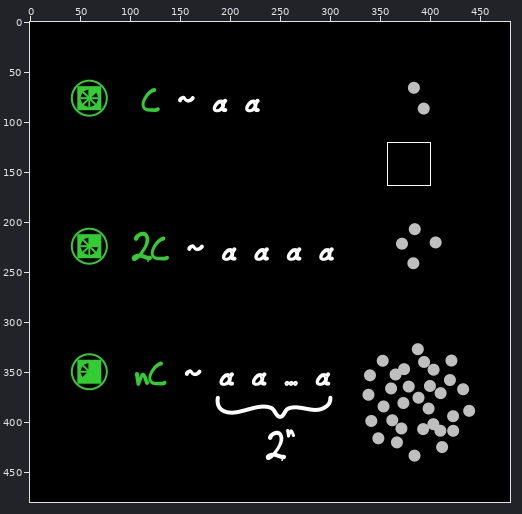
One commit to this sprite sheet: assets/images/help/06.png. The first picture is a wide view before the edit; the outline marks the close-up.
Close-up. Before the edit:
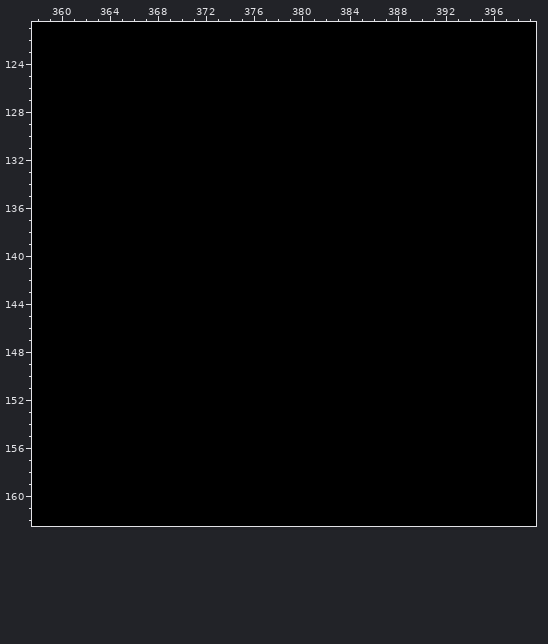
The file is 480x480 pixels. Colours within 5 levels of each other are drawn and written as one. Shown: x 358..399, y 121..162. The commit also changed other parts of the picture, which this record leaves out.
And afterwards:
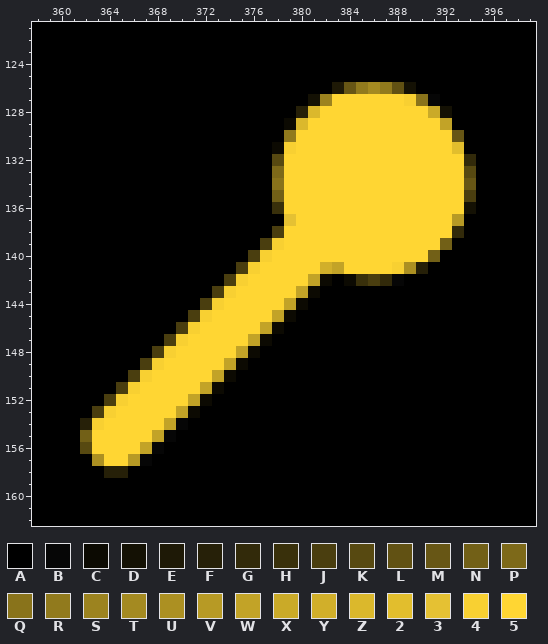
Palette (. is transparent): A #000000  B #060606  C #0c0a02  D #141104  E #1e1906  F #262008  G #322a0a  H #39300b  J #4a3e0f  K #574911  L #615113  M #675615  N #726017  P #7d6919  Q #89731b  R #917a1d  S #9c831f  T #a48a21  U #ac9022  V #b79a25  W #c2a327  X #caaa28  Y #d1af2a  Z #dbb82c  2 #e2be2d  3 #e5c133  4 #f8d032  5 #ffd633
What changed:
y 126: x 383..389 AAAAAAA -> EMRTRLD
y 127: x 381..391 AAAAAAAAAAA -> DS5555554QB
y 128: x 380..392 AAAAAAAAAAAAA -> FZ555555555XD
y 129: x 379..392 AAAAAAAAAAAAAA -> CZ55555555555W
y 130: x 379..393 AAAAAAAAAAAAAAA -> R5555555555555M
y 131: x 378..393 AAAAAAAAAAAAAAAA -> C455555555555552
y 132: x 378..394 AAAAAAAAAAAAAAAAA -> K555555555555555G
y 133: x 378..394 AAAAAAAAAAAAAAAAA -> P555555555555555K
y 134: x 378..394 AAAAAAAAAAAAAAAAA -> Q555555555555555M
y 135: x 378..394 AAAAAAAAAAAAAAAAA -> N555555555555555J
y 136: x 378..394 AAAAAAAAAAAAAAAAA -> H555555555555555D
y 137: x 379..393 AAAAAAAAAAAAAAA -> 35555555555555V
y 138: x 378..393 AAAAAAAAAAAAAAAA -> J55555555555555G
y 139: x 377..392 AAAAAAAAAAAAAAAA -> J45555555555555N
y 140: x 376..391 AAAAAAAAAAAAAAAA -> J45555555555555N
y 141: x 375..390 AAAAAAAAAAAAAAAA -> J455555YW55554UF
y 142: x 374..382 AAAAAAAAA -> J455555WC; x 384..388 AAAAA -> CHJGB
y 143: x 373..381 AAAAAAAAA -> J455555WC
y 144: x 372..380 AAAAAAAAA -> J455555WC
y 145: x 371..379 AAAAAAAAA -> J455555WC
y 146: x 370..378 AAAAAAAAA -> J455555WC
y 147: x 369..377 AAAAAAAAA -> J455555WC
y 148: x 368..376 AAAAAAAAA -> J455555WC
y 149: x 367..375 AAAAAAAAA -> J455555WC
y 150: x 366..374 AAAAAAAAA -> J455555WC
y 151: x 365..373 AAAAAAAAA -> J455555WC
y 152: x 364..372 AAAAAAAAA -> J455555WC
y 153: x 363..371 AAAAAAAAA -> J455555WC
y 154: x 362..370 AAAAAAAAA -> F455555WB
y 155: x 362..369 AAAAAAAA -> N55555WB
y 156: x 362..368 AAAAAAA -> K5555WB
y 157: x 363..367 AAAAA -> U55VB
y 158: x 364..365 AA -> FF
